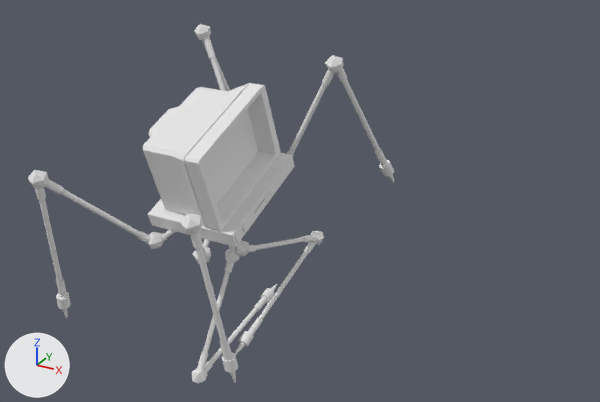
The FBX model Assets/char1.fbx, before and after one commit.
One viewpoint serves both versions: a 50 mm lens placed at (6.34, -14.13, 6.02), pointed at (-1.46, 0.05, -1.08). The axes (+X, +Y, +Z) are drawn at lower left. The lights are the same throughout. Where no turn or scale is listed for an object, it has been applied to the vertices.
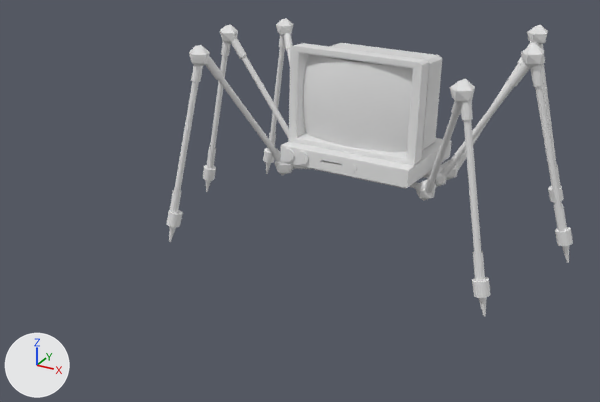
Where the newer file only moved an object's origin or applied its transform, the numbers keep the older frame.

Pixel boxes (x1, y1, x2, y2) of what changed, in the pictures (600 x 402 px; the box of a moved part takes in the faces that stretch with it):
'Cylinder.021', reshaped (12% wider, 11% shorter): before (142, 83, 295, 247); after (280, 43, 452, 189)
'Cube.003', added: after (303, 55, 413, 152)
'Cylinder.014', reshaped: before (28, 170, 238, 383); after (166, 18, 310, 242)
'Icosphere.008', reshaped: before (194, 24, 394, 183); after (409, 24, 564, 317)
'Cylinder.001', reshaped, shading changed: before (234, 231, 324, 355); after (423, 44, 573, 263)
'Cylinder.004', reshaped: before (192, 245, 277, 384); after (203, 24, 289, 192)
part 2 of me_cylinder_001, moved or reshaped: before (234, 231, 324, 355); after (423, 44, 573, 263)

The change, as a list of edits to the scene's bpy script:
```text
Change me_cylinder_014:
    where me_cylinder_014.from_pydata(...)  # 916 vertices, 806 faces; spans x -2.61..2.16, y -3.69..-0.36, z -2.33..1.57
    used by ob_cylinder_014; location = (-3.43, 0.04, -1.56)
    me_cylinder_014 part 6: the whole mesh is multiplied about its middle by the matrix ((0.141, 0.937, 0.319), (-0.989, 0.117, 0.094), (0.051, -0.329, 0.943)), then moved by (1.65, 2.11, 2.06)
Change me_cylinder_001:
    used by ob_cylinder_001; location = (-3.43, 0.04, -1.56)
    remove me_cylinder_001.from_pydata(...)  # 458 vertices, 403 faces; spans x -0.13..0.8, y 0.12..3.65, z -4.21..-0.22
    add me_cylinder_001.from_pydata(...)  # 458 vertices, 403 faces; spans x 3.76..7.6, y -0.24..0.29, z 0.47..4.36
    me_cylinder_001 part 2: the whole mesh is multiplied about its middle by the matrix ((-0.008, 0.279, -0.96), (-0.987, 0.152, 0.052), (0.16, 0.948, 0.274)), then moved by (5.79, -1.91, 4.83)
    me_cylinder_001 part 3: its shading normals changed
Change me_cylinder_004:
    where me_cylinder_004.from_pydata(...)  # 458 vertices, 403 faces; spans x -0.32..0.11, y -1.34..2.57, z -4.16..-0.36
    used by ob_cylinder_004; location = (-3.43, 0.04, -1.56)
    me_cylinder_004 part 4: the whole mesh is multiplied about its middle by the matrix ((0.008, -0.337, 0.941), (-0.999, -0.034, -0.003), (0.033, -0.941, -0.337)), then moved by (1.24, -0.39, 3.82)
Change me_cylinder_021:
    where me_cylinder_021.from_pydata(...)  # 318 vertices, 342 faces; spans x -2.24..0.05, y -2.2..1.09, z -0.74..2.29
    used by ob_cylinder_021; location = (-2.32, 0.25, -1.1)
    me_cylinder_021 part 5: the whole mesh is multiplied about its middle by the matrix ((-0.023, 0.937, 0.349), (-0.999, -0.038, 0.037), (0.048, -0.347, 0.937)), then moved by (3.42, 0.53, 1.53)
Change me_icosphere_008:
    where me_icosphere_008.from_pydata(...)  # 916 vertices, 806 faces; spans x -1.89..2.92, y 0.21..3.88, z -0.02..3.54
    used by ob_icosphere_008; location = (-3.43, 0.04, -1.56)
    me_icosphere_008 part 1: the whole mesh is multiplied about its middle by the matrix ((0.131, 0.94, 0.314), (-0.99, 0.143, -0.014), (-0.058, -0.309, 0.949)), then moved by (5.5, -2.15, 0.63)
Add me_cube_006:
    me_cube_006.from_pydata(...)  # 81 vertices, 64 faces; spans x -1.18..1.13, y -1.23..-0.85, z -0.78..0.88
    me_cube_006.materials.append(mat_tt_checker_512x512_uv_grid)  # its picture is missing
Add ob_cube_003:
    ob_cube_003 = bpy.data.objects.new('Cube.003', me_cube_006)
    ob_cube_003.location = (0.01, 0.62, 1.34)
```
